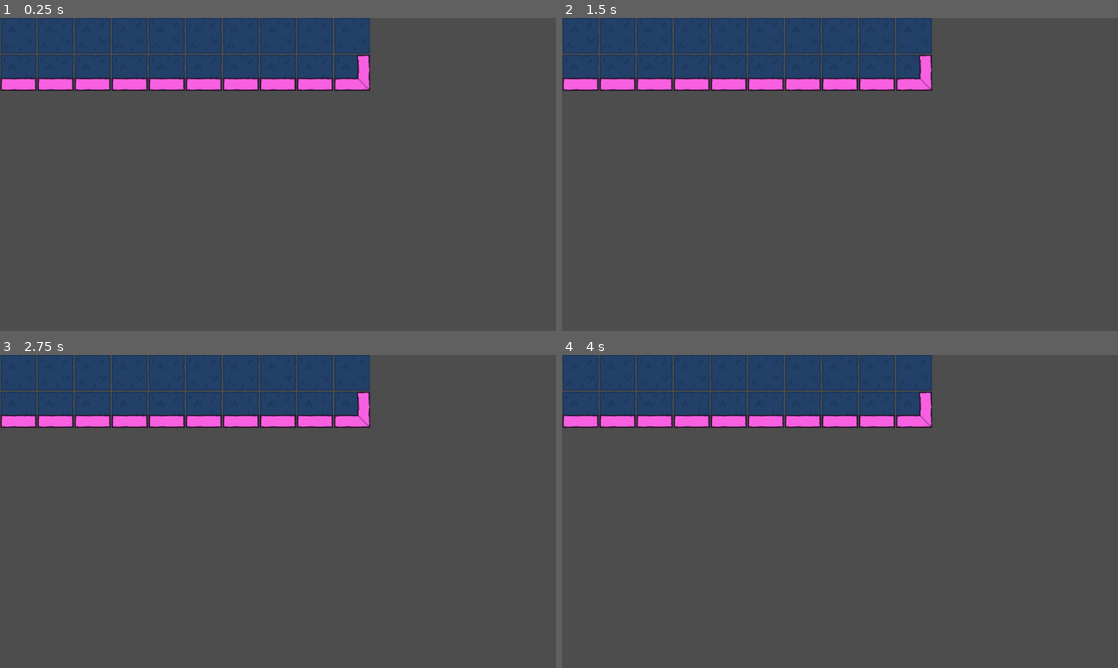
Above: before the commit, frames 1-4 (two rows, left to right).
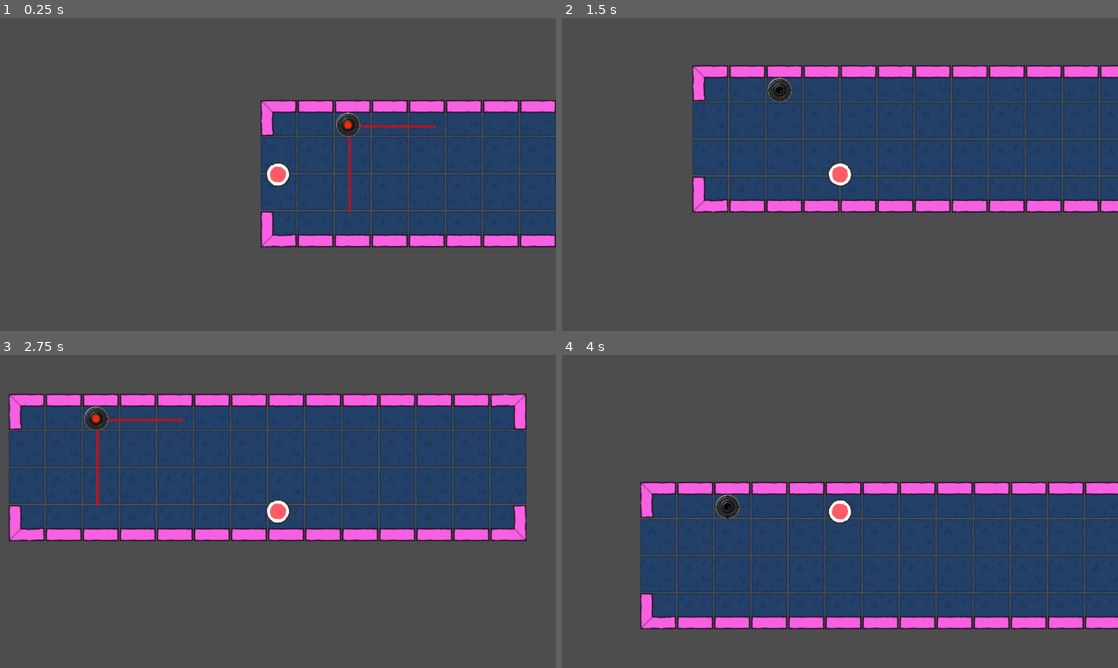
Above: after the commit, the same moments.

Repository: GnuCodingStudio/GameZam002-still-steal
Game: Godot game, scene res://scenes/levels/Level_03.tscn
Same seed, same stepped clock (60 frames per second), same inputs: the game is played once before the commit and once after it. This scene is started directly instead of the project's main scene.
Inputs (mouse positions are in pixels of both pictures, inside the frame that each line leads up to):
- Up to frame 1 (0.25 s): no input
- Up to frame 2 (1.5 s): tap Enter at 0.5 s; move the mouse to (962, 158) at 0.52 s; hold D (right) 0.53-1.28 s; hold E (activate) 0.53-1.28 s; click (962, 158) at 0.67 s; move the mouse to (728, 190) at 1.27 s; hold S (down) from 1.28 s (still down); tap E (activate) at 1.35 s; click (728, 190) at 1.42 s
- Up to frame 3 (2.75 s): tap Space at 2 s; move the mouse to (333, 442) at 2.02 s; release S (down) at 2.03 s; hold D (right) from 2.03 s (still down); hold E (activate) from 2.03 s (still down); click (333, 442) at 2.17 s
- Up to frame 4 (4 s): move the mouse to (812, 574) at 2.77 s; release D (right) at 2.78 s; release E (activate) at 2.78 s; hold W (up) 2.78-3.53 s; tap E (activate) at 2.85 s; click (812, 574) at 2.92 s; move the mouse to (1006, 558) at 3.52 s; hold A (left) from 3.53 s (still down); hold E (activate) from 3.53 s (still down); click (1006, 558) at 3.67 s

The runs differ from the first frame. In frame 1, 38% of the frame differs, in the area x 0-100%, y 0-74%; in frame 2, 45%; in frame 3, 48%; in frame 4, 53%, in the area x 0-100%, y 0-88%.

Commit message:
Add security camera in Level3

Diff:
--- /dev/null
+++ b/objects/Camera.gd
@@ -0,0 +1,32 @@
+extends Area2D
+
+class_name Camera
+
+@onready var animated_sprite_2d = $AnimatedSprite2D
+@onready var collision_polygon_2d = $CollisionPolygon2D
+@export var deactivation_camera_timer = 2
+
+
+func _input(event):
+	if event is InputEventMouseButton:
+		if event.button_index == MOUSE_BUTTON_LEFT and event.pressed:
+			deactivateCamera()
+
+
+func _on_body_entered(body):
+	if body is Player:
+		print('Lose...')
+
+
+func activateCamera():
+	animated_sprite_2d.play('on')
+	collision_polygon_2d.disabled = false
+	collision_polygon_2d.visible = true
+
+
+func deactivateCamera():
+	animated_sprite_2d.play('off')
+	collision_polygon_2d.disabled = true
+	collision_polygon_2d.visible = false
+	await get_tree().create_timer(deactivation_camera_timer).timeout
+	activateCamera()
--- /dev/null
+++ b/objects/Camera.tscn
@@ -0,0 +1,51 @@
+[gd_scene load_steps=5 format=3 uid="uid://7oyofxooer87"]
+
+[ext_resource type="Script" path="res://objects/Camera.gd" id="1_2cpas"]
+[ext_resource type="Texture2D" uid="uid://dhgxstfex3l5p" path="res://assets/camera/camera-on.png" id="1_jbi7c"]
+[ext_resource type="Texture2D" uid="uid://dalurg7lemyuc" path="res://assets/camera/camera-off.png" id="2_2mssq"]
+
+[sub_resource type="SpriteFrames" id="SpriteFrames_php06"]
+animations = [{
+"frames": [{
+"duration": 1.0,
+"texture": ExtResource("2_2mssq")
+}],
+"loop": true,
+"name": &"off",
+"speed": 5.0
+}, {
+"frames": [{
+"duration": 1.0,
+"texture": ExtResource("1_jbi7c")
+}],
+"loop": true,
+"name": &"on",
+"speed": 5.0
+}]
+
+[node name="Camera" type="Area2D"]
+collision_layer = 4
+collision_mask = 16
+script = ExtResource("1_2cpas")
+
+[node name="AnimatedSprite2D" type="AnimatedSprite2D" parent="."]
+scale = Vector2(0.1, 0.1)
+sprite_frames = SubResource("SpriteFrames_php06")
+animation = &"off"
+
+[node name="CollisionPolygon2D" type="CollisionPolygon2D" parent="."]
+self_modulate = Color(0.988235, 1, 1, 1)
+show_behind_parent = true
+polygon = PackedVector2Array(0, 0, 300, 2.08165e-12, 285.317, 92.705, 242.705, 176.336, 176.336, 242.705, 92.705, 285.317, 2.08165e-12, 300)
+
+[node name="YRayon" type="ColorRect" parent="CollisionPolygon2D"]
+offset_right = 10.0
+offset_bottom = 300.0
+color = Color(1, 0, 0, 0.592157)
+
+[node name="XRayon" type="ColorRect" parent="CollisionPolygon2D"]
+offset_right = 300.0
+offset_bottom = 10.0
+color = Color(1, 0, 0, 0.592157)
+
+[connection signal="body_entered" from="." to="." method="_on_body_entered"]
--- /dev/null
+++ b/scenes/levels/Level_03.gd
@@ -0,0 +1,18 @@
+extends Node2D
+
+@onready var start_point = %StartPoint
+@onready var finish = %FinishArea
+@onready var camera_position = $CameraPosition
+@onready var camera: Camera = %Camera
+
+func _ready():
+	var playerScene = preload("res://actors/Player.tscn")
+	var player = playerScene.instantiate()
+	player.position = start_point.position
+	add_child(player)
+	camera.activateCamera()
+
+
+func _on_body_entered(body):
+	if (body is Player):
+		print("Finish")
--- a/scenes/levels/Level_03.tscn
+++ b/scenes/levels/Level_03.tscn
@@ -1,11 +1,14 @@
-[gd_scene load_steps=3 format=3 uid="uid://b3bar743tu2hb"]
+[gd_scene load_steps=5 format=3 uid="uid://bbldg58i11kmh"]
 
 [ext_resource type="TileSet" uid="uid://l5nk2awiyipd" path="res://res/Level.tres" id="1_o4of8"]
+[ext_resource type="Script" path="res://scenes/levels/Level_03.gd" id="1_q7jsi"]
+[ext_resource type="PackedScene" uid="uid://7oyofxooer87" path="res://objects/Camera.tscn" id="2_ujtuc"]
 
 [sub_resource type="RectangleShape2D" id="RectangleShape2D_ethtd"]
 size = Vector2(20.4, 51)
 
 [node name="Level03" type="Node2D"]
+script = ExtResource("1_q7jsi")
 
 [node name="Third" type="TileMap" parent="."]
 position = Vector2(0, -3)
@@ -16,7 +19,7 @@
 layer_1/name = "walls"
 layer_1/tile_data = PackedInt32Array(-131068, 655360, 0, -131069, 655360, 0, -131070, 655360, 0, -131071, 655360, 0, -1 …(571 unchanged characters)…
 layer_2/name = "player"
-layer_2/tile_data = PackedInt32Array(-4, 0, 8)
+layer_2/tile_data = PackedInt32Array()
 layer_3/name = "chest"
 layer_3/tile_data = PackedInt32Array()
 
@@ -34,3 +37,9 @@
 position = Vector2(1290, -1.78814e-07)
 scale = Vector2(5, 5)
 shape = SubResource("RectangleShape2D_ethtd")
+
+[node name="Camera" parent="." instance=ExtResource("2_ujtuc")]
+unique_name_in_owner = true
+position = Vector2(-208, -171)
+
+[connection signal="body_entered" from="FinishArea" to="." method="_on_body_entered"]
